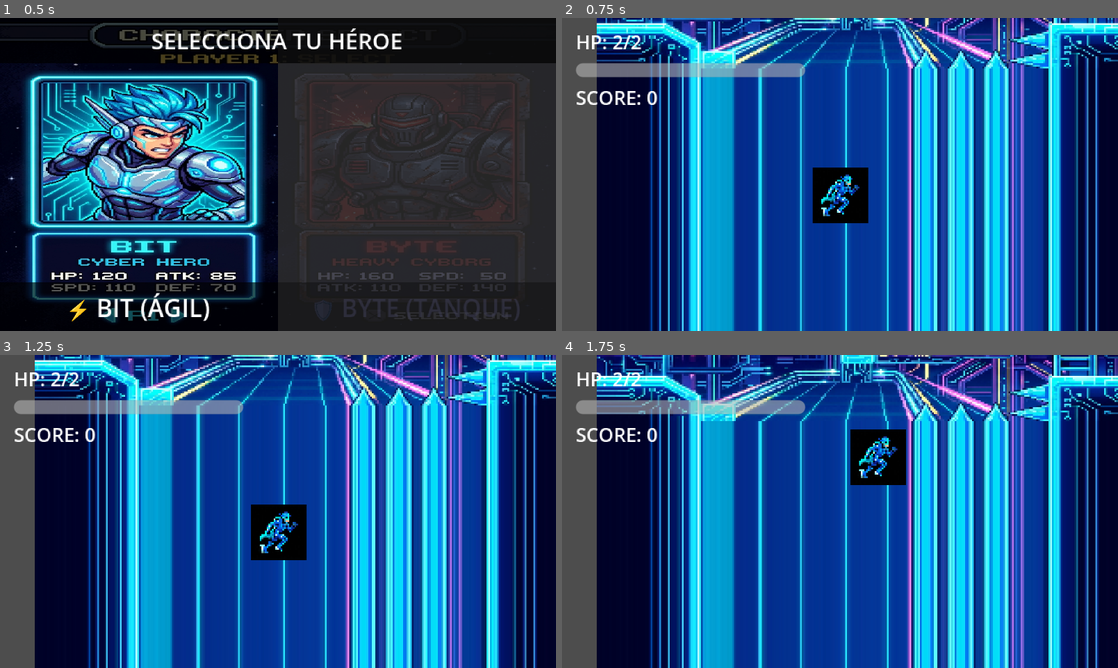
Above: before the commit, frames 1-4 (two rows, left to right).
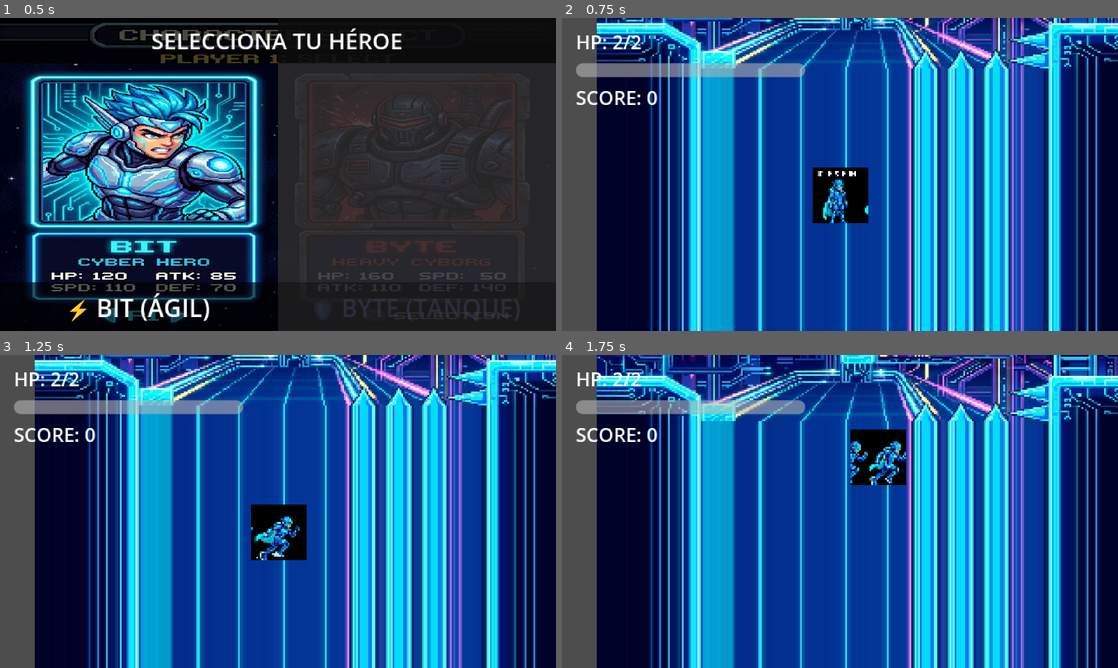
Above: after the commit, the same moments.

Repository: SilverMast1/godot-2d-8bit-game
Game: Godot game, scene res://scenes/ui/character_selection.tscn
Same seed, same stepped clock (60 frames per second), same inputs: the game is played once before the commit and once after it.
Inputs:
- Up to frame 1 (0.5 s): no input
- Up to frame 2 (0.75 s): tap Enter at 0.5 s; hold D from 0.53 s (still down); hold J from 0.53 s (still down)
- Up to frame 3 (1.25 s): keep holding D; keep holding J; tap Space at 0.77 s
- Up to frame 4 (1.75 s): keep holding D; release J at 1.28 s; tap X at 1.35 s; tap Space at 1.52 s

Frame 1 is identical in both runs. In frame 2, 0.6% of the frame differs, in the area x 46-56%, y 48-66%; in frame 3, 0.6%; in frame 4, 0.9%, in the area x 51-62%, y 26-42%.

Commit message:
fix: extract distinct animation poses from master sheet into bit_sheet and byte_sheet for visible frame changes

Diff:
--- a/kernel-chronicles/scenes/characters/player_bit.tscn
+++ b/kernel-chronicles/scenes/characters/player_bit.tscn
@@ -8,7 +8,7 @@
 
 [sub_resource type="Animation" id="Animation_idle"]
 resource_name = "idle"
-length = 0.4
+length = 0.3
 loop_mode = 1
 tracks/0/type = "value"
 tracks/0/imported = false
@@ -25,7 +25,7 @@
 
 [sub_resource type="Animation" id="Animation_run"]
 resource_name = "run"
-length = 0.4
+length = 0.3
 loop_mode = 1
 tracks/0/type = "value"
 tracks/0/imported = false
@@ -34,7 +34,7 @@
 tracks/0/interp = 1
 tracks/0/loop_wrap = true
 tracks/0/keys = {
-"times": PackedFloat32Array(0, 0.2),
+"times": PackedFloat32Array(0, 0.15),
 "transitions": PackedFloat32Array(1, 1),
 "update": 1,
 "values": [0, 1]
--- a/kernel-chronicles/scenes/characters/player_byte.tscn
+++ b/kernel-chronicles/scenes/characters/player_byte.tscn
@@ -8,7 +8,7 @@
 
 [sub_resource type="Animation" id="Animation_idle"]
 resource_name = "idle"
-length = 0.4
+length = 0.3
 loop_mode = 1
 tracks/0/type = "value"
 tracks/0/imported = false
@@ -25,7 +25,7 @@
 
 [sub_resource type="Animation" id="Animation_run"]
 resource_name = "run"
-length = 0.4
+length = 0.3
 loop_mode = 1
 tracks/0/type = "value"
 tracks/0/imported = false
@@ -34,7 +34,7 @@
 tracks/0/interp = 1
 tracks/0/loop_wrap = true
 tracks/0/keys = {
-"times": PackedFloat32Array(0, 0.2),
+"times": PackedFloat32Array(0, 0.15),
 "transitions": PackedFloat32Array(1, 1),
 "update": 1,
 "values": [0, 1]
Binary file changed: kernel-chronicles/assets/sprites/player/bit_sheet.png
Binary file changed: kernel-chronicles/assets/sprites/player/byte_sheet.png
